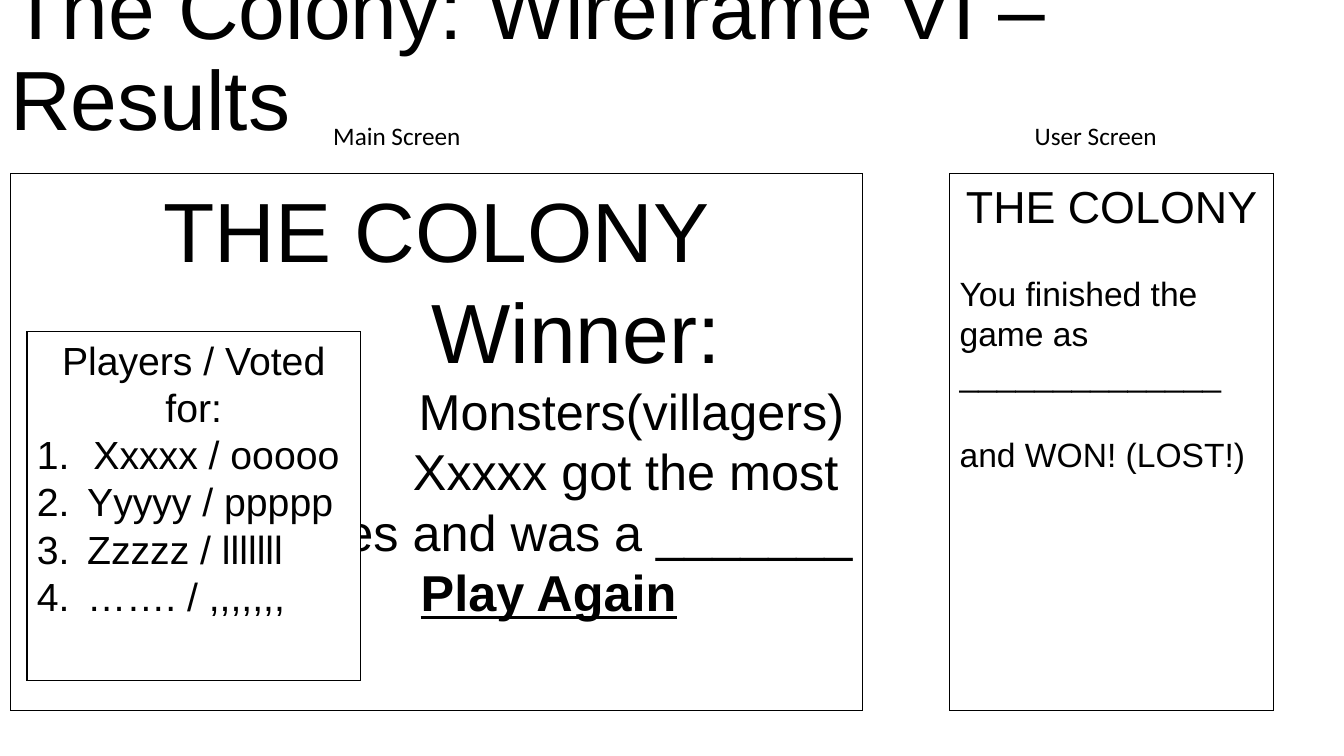
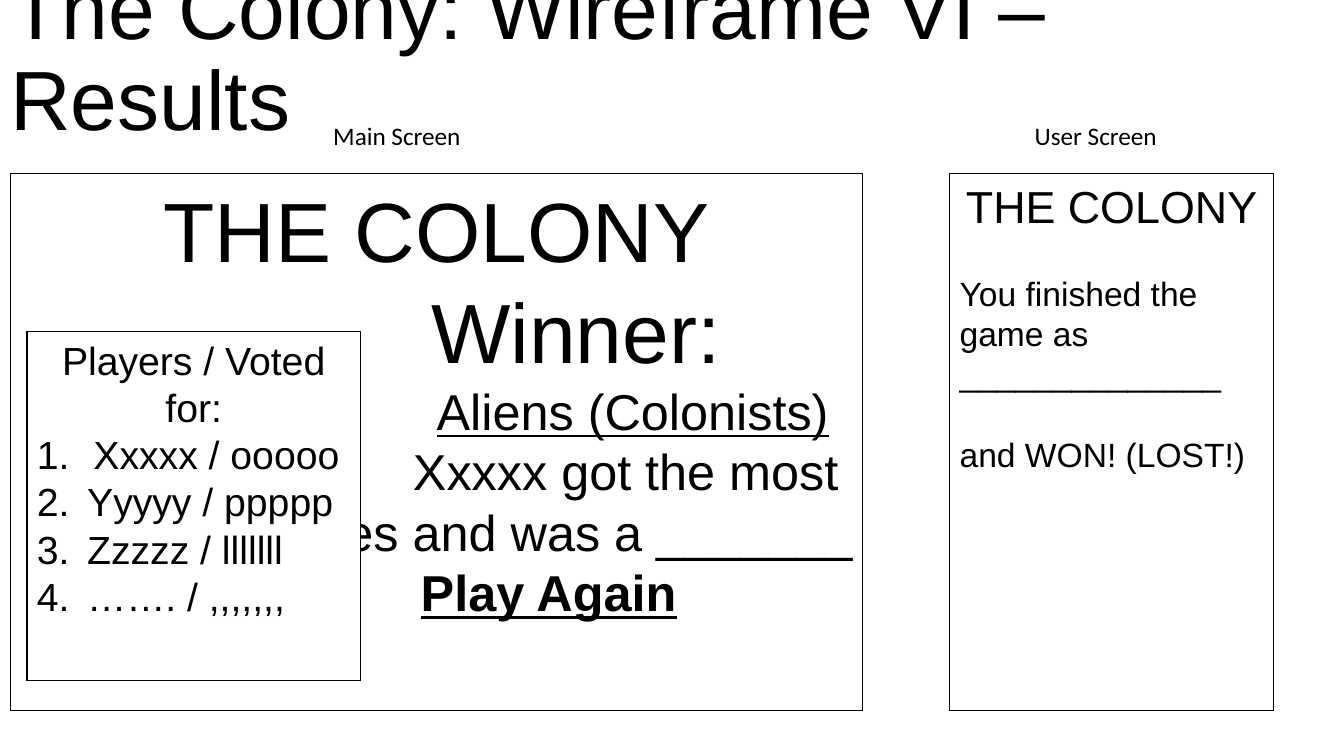
Before and after one commit to tombene/monsters, a slide deck: slide 11 of Monster.pptx. Drawn at 1344x756 pixels with LibreOffice and Linux fonts; fonts in the diff are those of the drawing; background and template pictures are left out. Boxes give left, top, right and bottom in pixels: in the first picture for what was removed or moved away, otherwise in the second. Text is boxed around its words. In the diff, an @@ line names an element or a change of style, - is before the commit and + after.

```diff
--- a/Monster.pptx
+++ b/Monster.pptx
@@ text in rectangle at (437, 393, 829, 440): text changed @@
-Monsters(villagers)
+Aliens (Colonists)
```
Also in this commit, not shown: 3 other slides changed, 2 other files.
